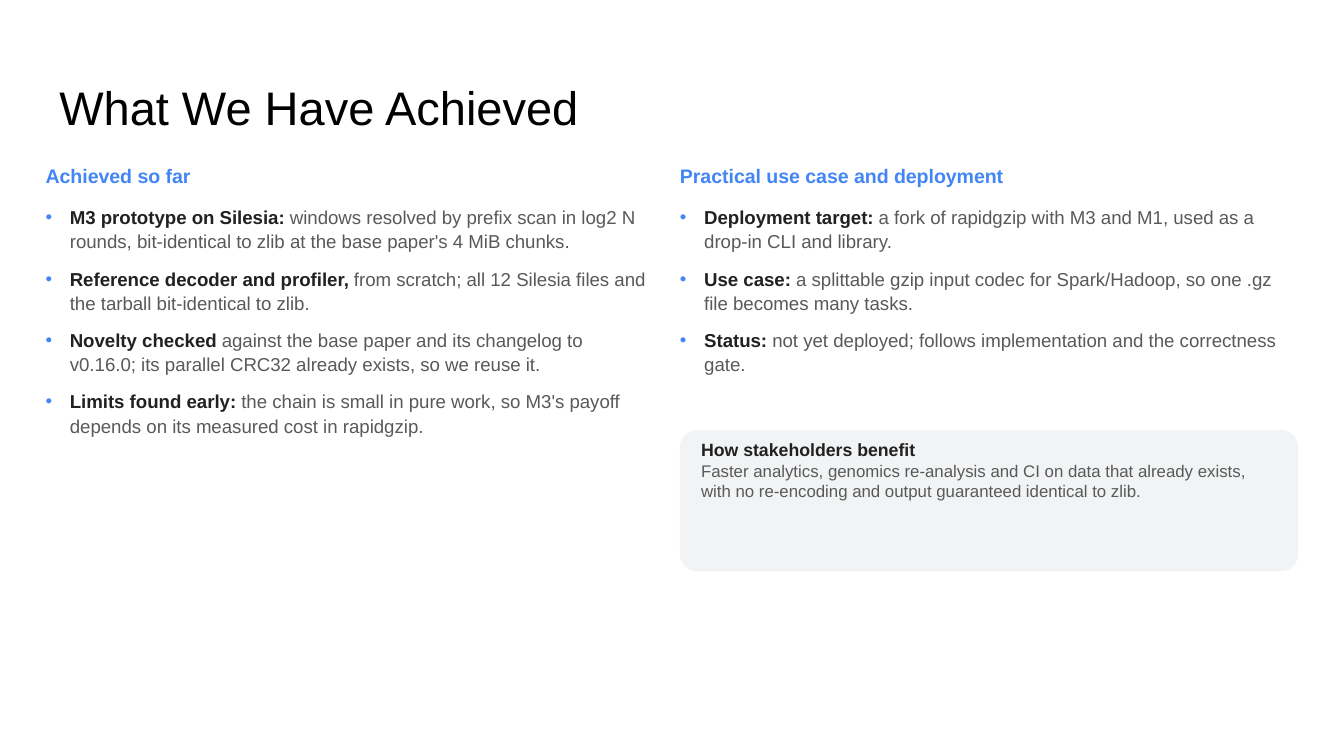
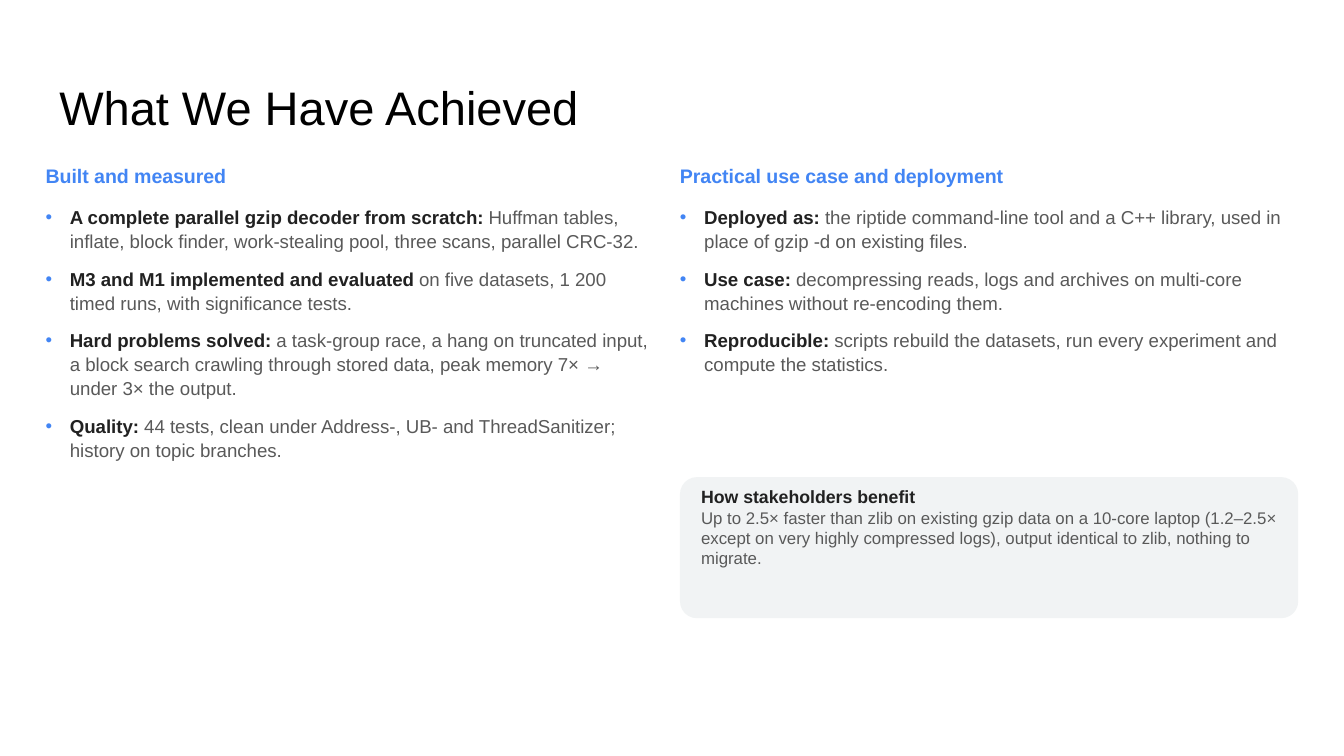
Before and after one commit to DarkDS13/riptide, a slide deck: slide 7 of docs/final/riptide_final_presentation.pptx. Drawn at 1344x756 pixels with LibreOffice and Linux fonts; fonts in the diff are those of the drawing. Boxes give left, top, right and bottom in pixels: in the first picture for what was removed or moved away, otherwise in the second. Text is boxed around its words. In the diff, an @@ line names an element or a change of style, - is before the commit and + after.

Commit message:
Fill the final presentation with measured results
Replace the prototype results and the to-be-measured cells with the
evaluation: correctness and scaling, window resolution across chunk
sizes, split-on-overflow and the comparison table, and update the block
diagram, achievements and conclusion to the implemented system.

```diff
--- a/docs/final/riptide_final_presentation.pptx
+++ b/docs/final/riptide_final_presentation.pptx
@@ text at [46, 169, 226, 183]: text changed @@
-Achieved so far
+Built and measured
@@ text at [70, 210, 648, 461]: text changed @@
-• M3 prototype on Silesia: windows resolved by prefix scan in log2 N rounds, bit-identical to zlib at the base paper's 4 MiB chunks.
-• Reference decoder and profiler, from scratch; all 12 Silesia files and the tarball bit-identical to zlib.
-• Novelty checked against the base paper and its changelog to v0.16.0; its parallel CRC32 already exists, so we reuse it.
-• Limits found early: the chain is small in pure work, so M3's payoff depends on its measured cost in rapidgzip.
+• A complete parallel gzip decoder from scratch: Huffman tables, inflate, block finder, work-stealing pool, three scans, parallel CRC-32.
+• M3 and M1 implemented and evaluated on five datasets, 1 200 timed runs, with significance tests.
+• Hard problems solved: a task-group race, a hang on truncated input, a block search crawling through stored data, peak memory 7× → under 3× the output.
+• Quality: 44 tests, clean under Address-, UB- and ThreadSanitizer; history on topic branches.
@@ text at [704, 210, 1281, 375]: text changed @@
-• Deployment target: a fork of rapidgzip with M3 and M1, used as a drop-in CLI and library.
-• Use case: a splittable gzip input codec for Spark/Hadoop, so one .gz file becomes many tasks.
-• Status: not yet deployed; follows implementation and the correctness gate.
+• Deployed as: the riptide command-line tool and a C++ library, used in place of gzip -d on existing files.
+• Use case: decompressing reads, logs and archives on multi-core machines without re-encoding them.
+• Reproducible: scripts rebuild the datasets, run every experiment and compute the statistics.
@@ rounded rectangle "How stakeholders benefit": place and size @@
-rounded rectangle "How stakeholders benefit" at [680, 430, 1298, 571]
+rounded rectangle "How stakeholders benefit" at [680, 477, 1298, 618]
@@ text in rounded rectangle at [701, 512, 1276, 568]: text changed @@
-Faster analytics, genomics re-analysis and CI on data that already exists, with no re-encoding and output guaranteed identical to zlib.
+Up to 2.5× faster than zlib on existing gzip data on a 10-core laptop (1.2–2.5× except on very highly compressed logs), output identical to zlib, nothing to migrate.
```
Also in this commit, not shown: 5 other slides changed, 1 slide added, 1 slide removed.
